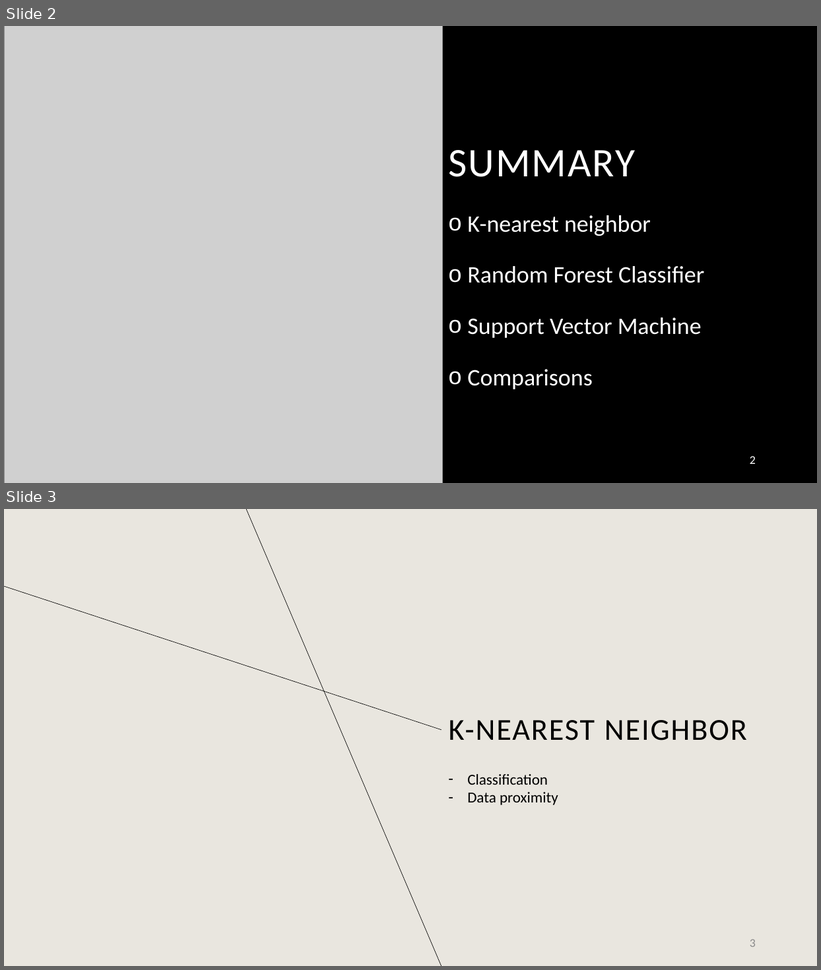
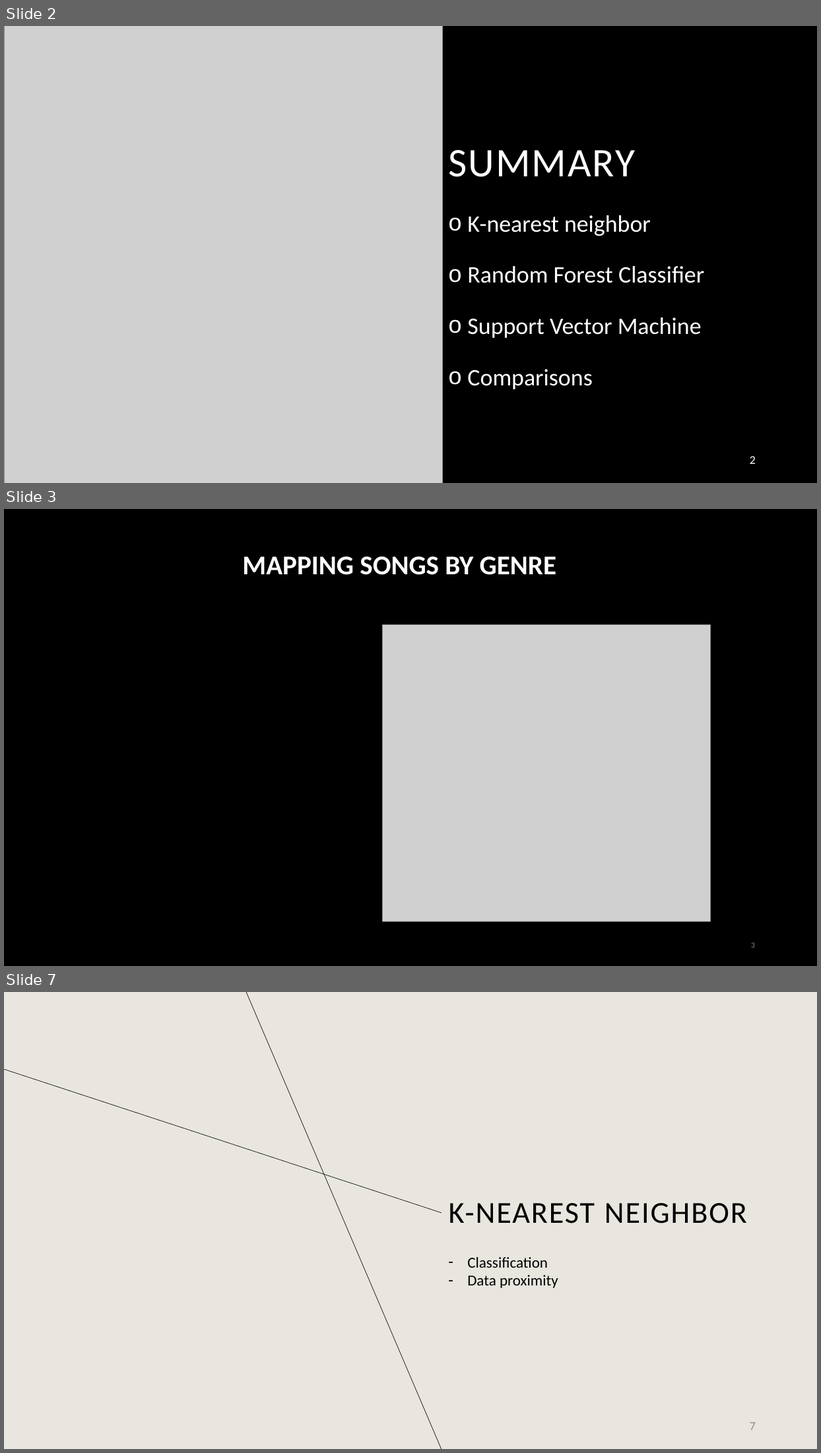
Before and after one commit to Hugo-Leyx-valade/projet-ML, a slide deck: Spotiflop_ML.pptx. Shown one above the other, each under a label of ours: slides 2 and 3 before the commit, slides 2, 3 and 7 after it; the slides between them are not shown. The pictures are 821x970 and 821x1453 pixels, drawn with LibreOffice and Linux fonts; fonts in the diff are those of the drawing; grey boxes stand for pictures; background and template pictures are left out. Boxes give left, top, right and bottom in pixels: in the first picture for what was removed or moved away, otherwise in the second. Text is boxed around its words. In the diff, an @@ line names an element or a change of style, - is before the commit and + after.

```diff
--- a/Spotiflop_ML.pptx
+++ b/Spotiflop_ML.pptx
@@ slide 3 added at [4,509,817,966], background #000000 @@
@@ text added at [242,557,556,575], 32 pt, text #FFFFFF, bold @@
+MAPPING SONGS BY GENRE
@@ picture added at [383,625,711,922] @@
@@ page number added at [751,943,755,948], 9 pt, text #8C8C8C @@
+3
@@ what was slide 3 is now slide 7 @@
@@ page number at [750,1422,756,1430]: text changed @@
-3
+7
```
Also in this commit, not shown: 4 other slides added.
